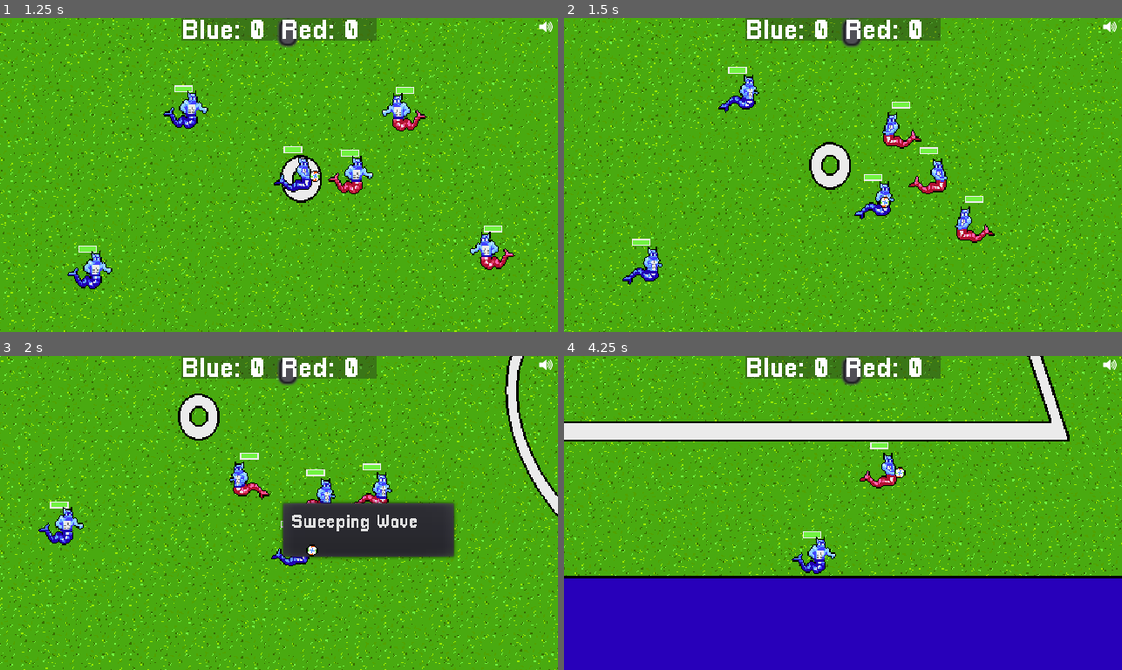
Above: before the commit, frames 1-4 (two rows, left to right).
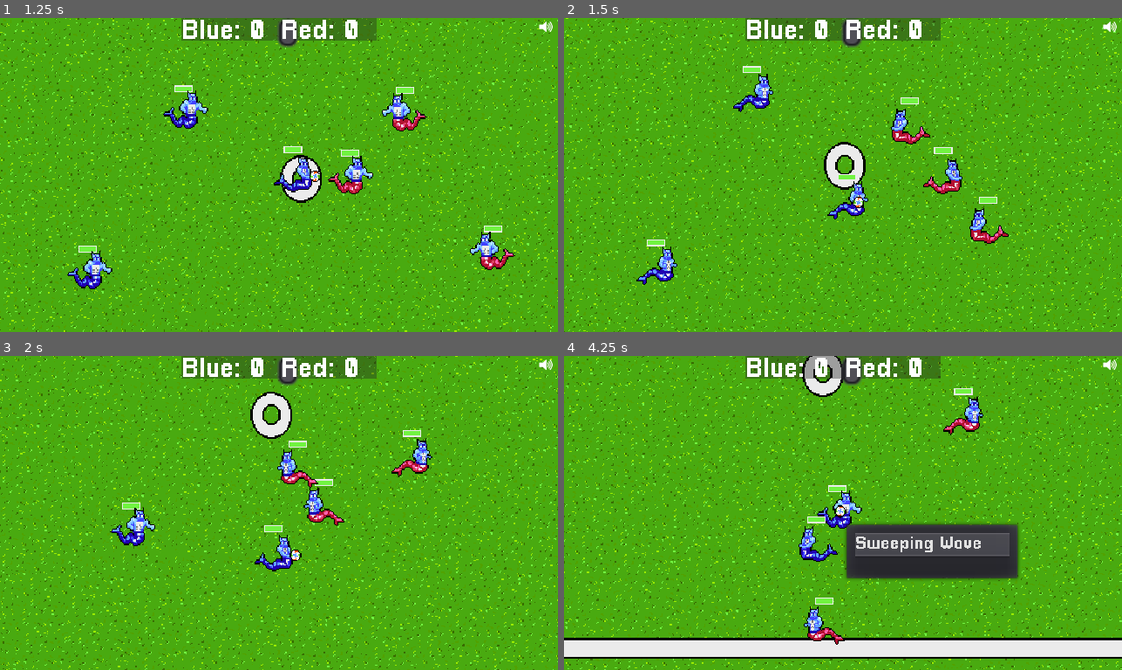
Above: after the commit, the same moments.

Repository: gamkedo-la/Elementaball
Game: Godot game, scene res://Node2D.tscn
The game is run twice, just before and just after one commit, with the same random seed, the same clock (stepped at 60 frames per second) and the same inputs.
Inputs:
- Up to frame 1 (1.25 s): hold Right (ui_right) from 0.53 s (still down)
- Up to frame 2 (1.5 s): release Right (ui_right) at 1.28 s; hold Down (ui_down) from 1.28 s (still down)
- Up to frame 3 (2 s): keep holding Down (ui_down)
- Up to frame 4 (4.25 s): release Down (ui_down) at 2.03 s; hold Right (ui_right) 2.03-2.78 s; hold Up (ui_up) 2.78-3.53 s; hold Left (ui_left) from 3.53 s (still down)

Frame 1 is identical in both runs. In frame 2, 16% of the frame differs, in the area x 0-100%, y 0-100%; in frame 3, 22%; in frame 4, 51%.

Commit message:
Fixed simultaneous movement bug

Diff:
--- a/Players/AIPlayer.gd
+++ b/Players/AIPlayer.gd
@@ -104,19 +104,17 @@
 
 func _physics_process(delta):
 	if controlling == true and get_node("../Ball").selecting == false:
+		velocity.x = 0
+		velocity.y = 0
+
 		if Input.is_action_pressed("ui_right"):
 			velocity.x = speed
-		elif Input.is_action_pressed("ui_left"):
+		if Input.is_action_pressed("ui_left"):
 			velocity.x = -speed
-
-		elif Input.is_action_pressed("ui_up"):
+		if Input.is_action_pressed("ui_up"):
 			velocity.y = -speed
-
-		elif Input.is_action_pressed("ui_down"):
+		if Input.is_action_pressed("ui_down"):
 			velocity.y = speed
-		else:
-			velocity.x = 0
-			velocity.y = 0
 
 	elif controlling == false:
 		if outOfBounds:
